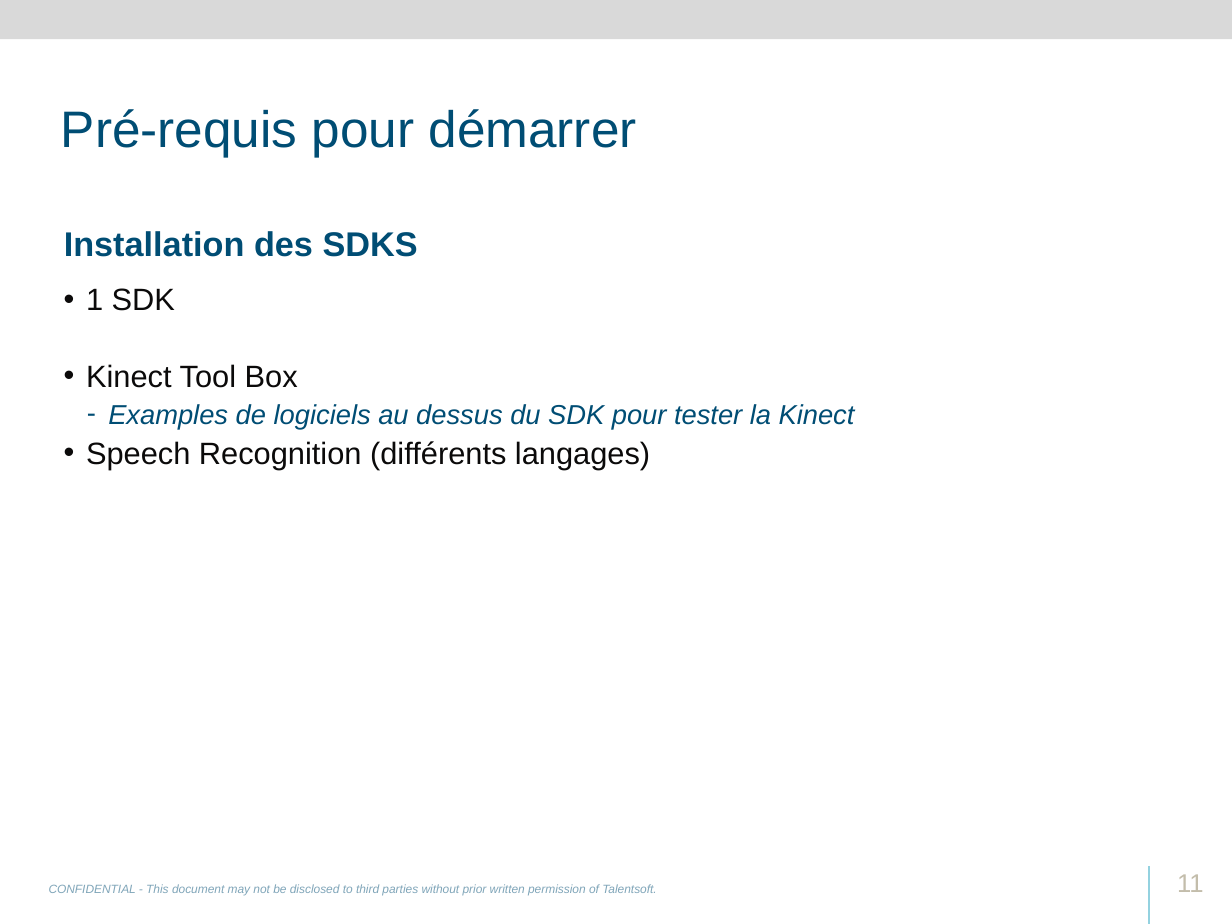
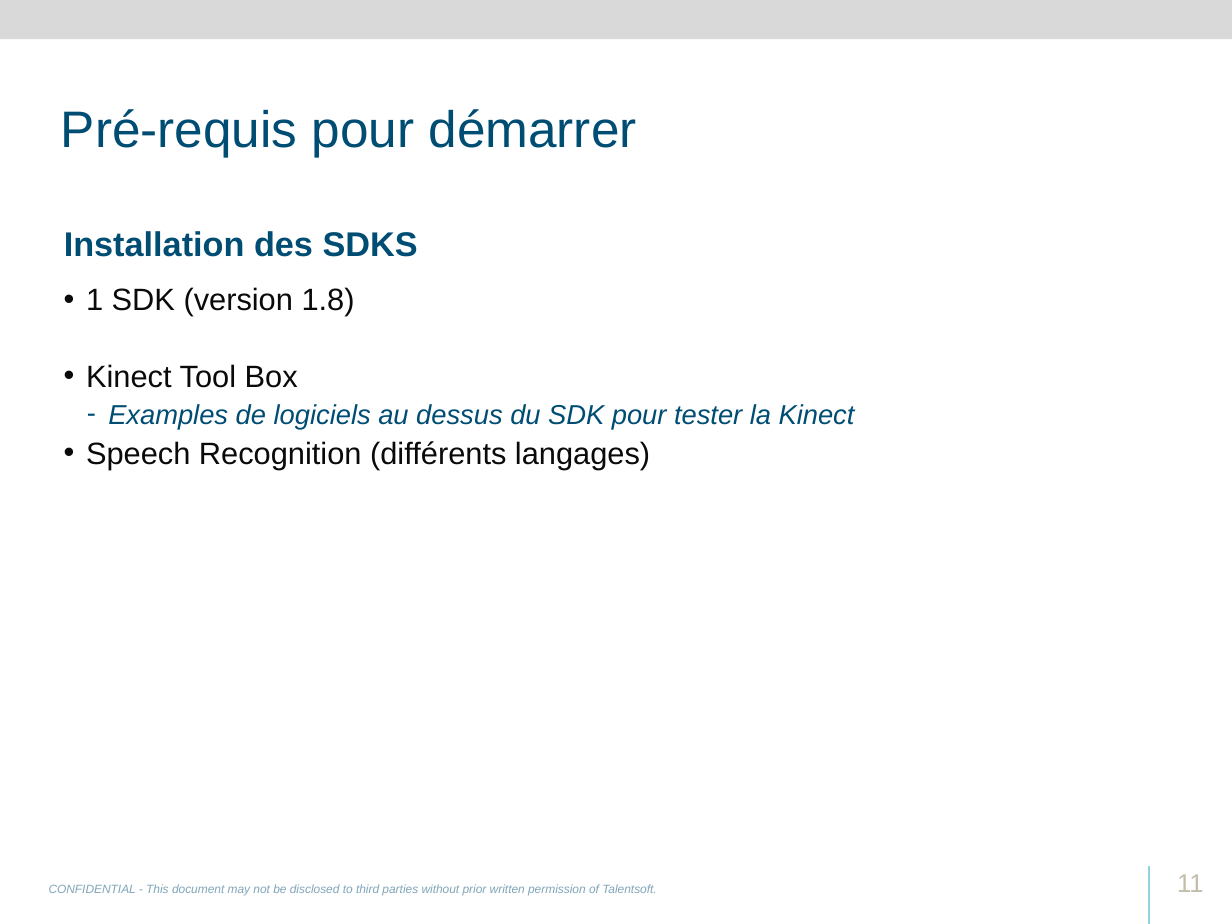
Before and after one commit to svanacker/cen-info-kinect, a slide deck: slide 11 of Talentsoft-RD-Academy-Kinect.pptx. Drawn at 1232x924 pixels with LibreOffice and Linux fonts; fonts in the diff are those of the drawing; background and template pictures are left out. Boxes give left, top, right and bottom in pixels: in the first picture for what was removed or moved away, otherwise in the second. Text is boxed around its words. In the diff, an @@ line names an element or a change of style, - is before the commit and + after.

```diff
--- a/Talentsoft-RD-Academy-Kinect.pptx
+++ b/Talentsoft-RD-Academy-Kinect.pptx
@@ text at [86,287,355,316]: text changed @@
-  • 1 SDK
+  • 1 SDK (version 1.8)
```
Also in this commit, not shown: 3 other slides changed, 9 slides added, 2 slides removed, 4 other files.
